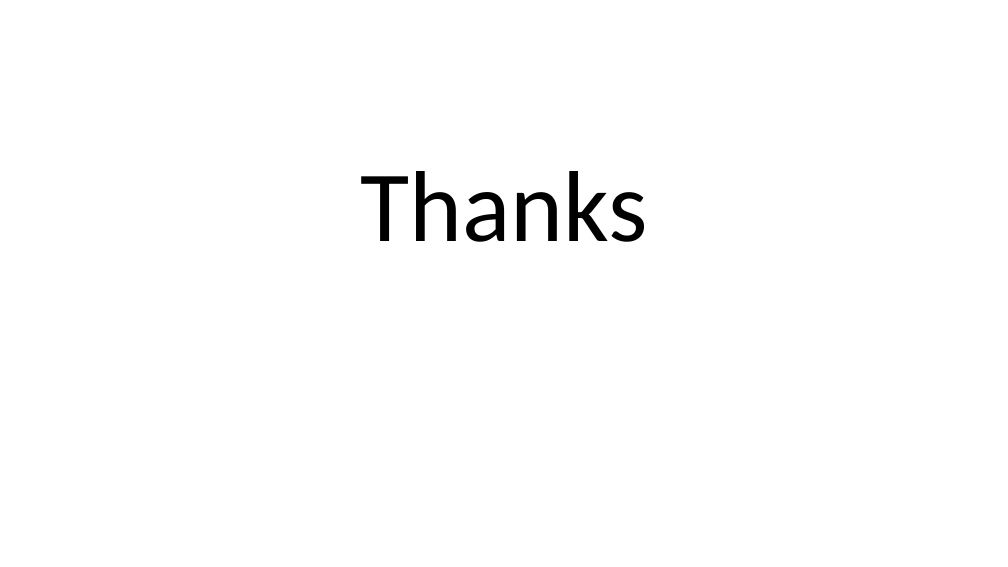
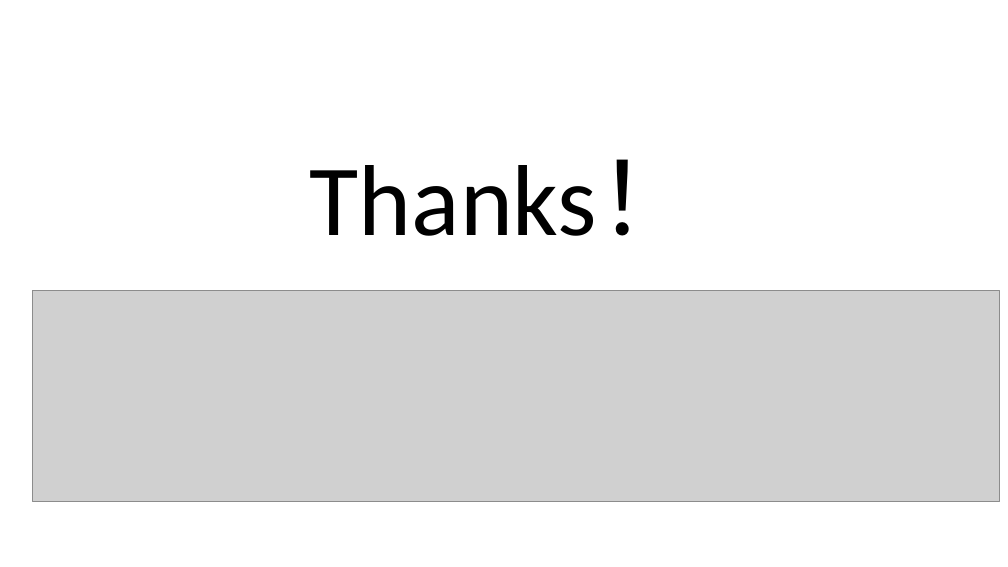
Before and after one commit to huntercao/shared_files, a slide deck: slide 8 of midi/docs/ppt/midi_introduction.pptx (slide 7 before the commit). Drawn at 1008x567 pixels with LibreOffice and Linux fonts; fonts in the diff are those of the drawing; grey boxes stand for pictures; background and template pictures are left out. Boxes give left, top, right and bottom in pixels: in the first picture for what was removed or moved away, otherwise in the second. Text is boxed around its words. In the diff, an @@ line names an element or a change of style, - is before the commit and + after.

```diff
--- a/midi/docs/ppt/midi_introduction.pptx
+++ b/midi/docs/ppt/midi_introduction.pptx
@@ text at [310, 159, 698, 236]: text changed @@
-Thanks
+Thanks！
@@ picture added at [33, 290, 1000, 501] @@
```
Also in this commit, not shown: 3 other slides changed, 3 slides added, 2 slides removed, 7 other files.
